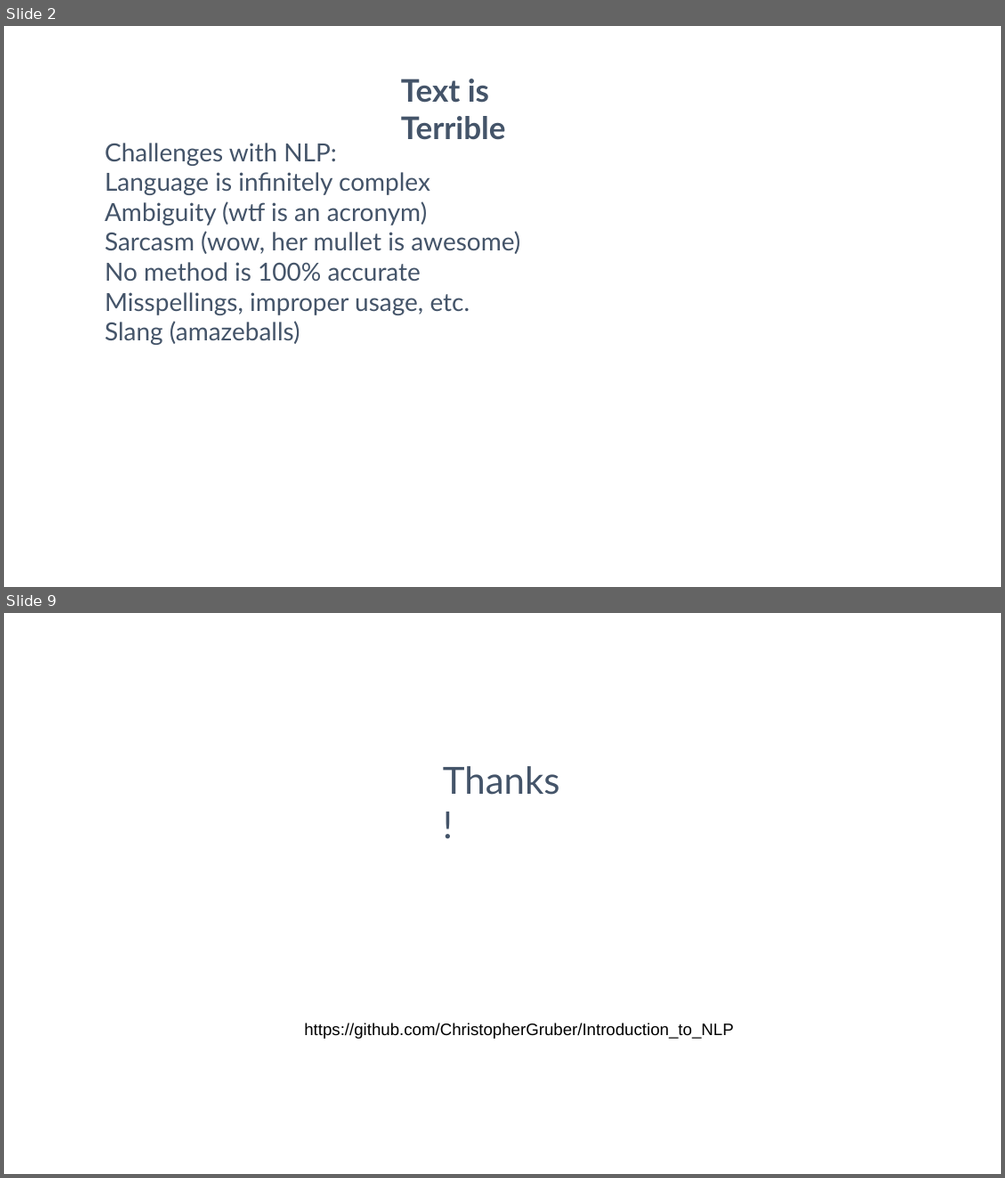
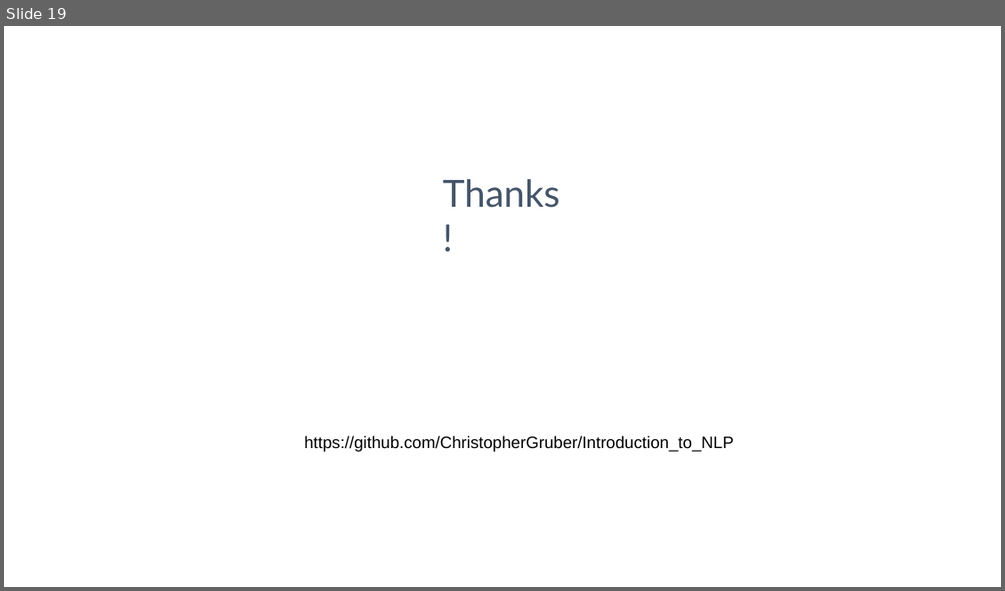
Before and after one commit to ChristopherGruber/Introduction_to_NLP, a slide deck: Introduction to NLP.odp. Shown one above the other, each under a label of ours: slides 2 and 9 before the commit, slide 19 after it; the slides between them are not shown. The pictures are 1005x1178 and 1005x591 pixels, drawn with LibreOffice and Linux fonts; fonts in the diff are those of the drawing. Boxes give left, top, right and bottom in pixels: in the first picture for what was removed or moved away, otherwise in the second. Text is boxed around its words. In the diff, an @@ line names an element or a change of style, - is before the commit and + after.

```diff
--- a/Introduction to NLP.odp
+++ b/Introduction to NLP.odp
@@ slide 2 removed at <box>4,26,1001,587</box>, background #FFFFFF @@
@@ text removed at <box>401,79,506,140</box> @@
-Text is Terrible
@@ text removed at <box>105,143,520,345</box> @@
-Challenges with NLP:
-Language is infinitely complex
-Ambiguity (wtf is an acronym)
-Sarcasm (wow, her mullet is awesome)
-No method is 100% accurate
-Misspellings, improper usage, etc.
-Slang (amazeballs)
@@ what was slide 9 is now slide 19 @@
```
Also in this commit, not shown: 1 slide changed, 17 slides added, 7 other slides removed, 1 other file.
